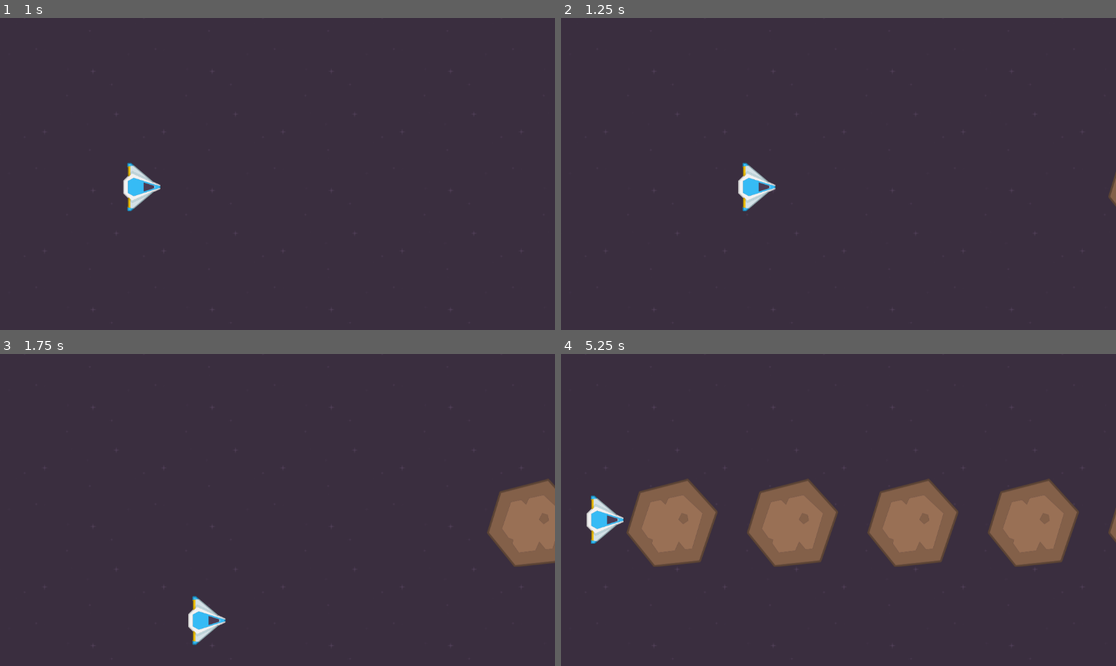
Above: before the commit, frames 1-4 (two rows, left to right).
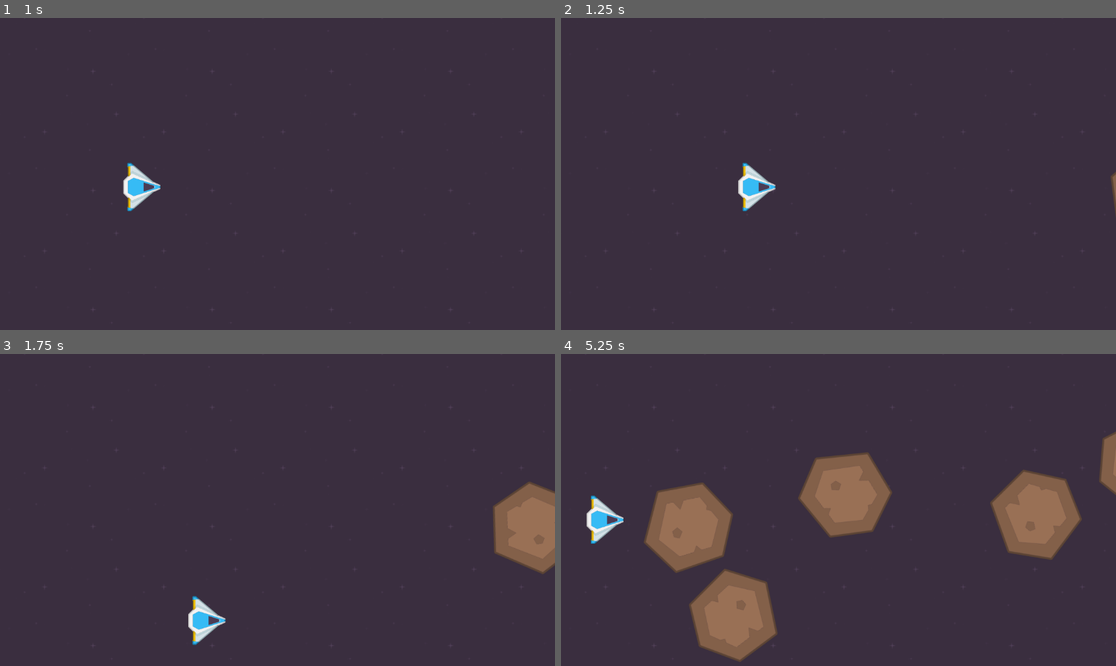
Above: after the commit, the same moments.

Repository: Precursos/Drunk-Asteroids
Game: Godot game, scene res://scenes/main/main.tscn
The game is run twice, just before and just after one commit, with the same random seed, the same clock (stepped at 60 frames per second) and the same inputs.
Inputs:
- Up to frame 1 (1 s): tap Enter at 0.5 s; hold Right (move_right) from 0.53 s (still down)
- Up to frame 2 (1.25 s): keep holding Right (move_right)
- Up to frame 3 (1.75 s): release Right (move_right) at 1.28 s; hold Down (move_down) from 1.28 s (still down)
- Up to frame 4 (5.25 s): release Down (move_down) at 2.03 s; hold Right (move_right) 2.03-2.78 s; hold Up (move_up) 2.78-3.53 s; hold Left (move_left) 3.53-5.03 s; hold Down (move_down) from 5.03 s (still down)

Frame 1 is identical in both runs. In frame 2, less than 0.1% of the frame differs, in the area x 98-100%, y 49-63%; in frame 3, 0.5%; in frame 4, 15%, in the area x 11-100%, y 24-99%.

Commit message:
update 18/09/2026

Diff:
--- a/scenes/asteroids/asteroid.gd
+++ b/scenes/asteroids/asteroid.gd
@@ -1,7 +1,18 @@
 extends Area2D
 
-@export var speed: float
+@export var min_speed: float
+@export var max_speed: float
+@export var min_rotation_speed: float
+@export var max_rotation_speed: float
+
+var random_speed
+var random_rotation_speed
+
+func _ready():
+	random_speed = randf_range(min_speed, max_speed)
+	random_rotation_speed = randf_range(min_rotation_speed, max_rotation_speed)
 
 
 func _process(delta):
-	position.x -= speed * delta #Se utiliza delta para que corra igual en todas las PC sin que se agregun más FPS.
+	position.x -= random_speed * delta #Se utiliza delta para que corra igual en todas las PC sin que se agregun más FPS.
+	rotation_degrees += random_rotation_speed * delta #aplicando la rotación
--- a/scenes/asteroids/big_asteroid.tscn
+++ b/scenes/asteroids/big_asteroid.tscn
@@ -8,7 +8,10 @@
 
 [node name="BigAsteroid" type="Area2D"]
 script = ExtResource("1_y2s20")
-speed = 250.0
+min_speed = 200.0
+max_speed = 400.0
+min_rotation_speed = -180.0
+max_rotation_speed = 180.0
 metadata/_edit_group_ = true
 
 [node name="Sprite2D" type="Sprite2D" parent="."]
--- a/scenes/main/asteroid_spawner.gd
+++ b/scenes/main/asteroid_spawner.gd
@@ -2,9 +2,14 @@
 
 @export var big_asteroid_scene: PackedScene # <-- Es el lugar donde se guarda la escena
 
+@export var min_y: float
+@export var max_y: float
+
 func create_asteroid():
 	var big_asteroid_instance = big_asteroid_scene.instantiate()
 	add_child(big_asteroid_instance)
+	var random_y = randf_range(min_y, max_y)
+	big_asteroid_instance.global_position.y = random_y
 
 
 func _on_timer_timeout():
--- a/scenes/main/main.tscn
+++ b/scenes/main/main.tscn
@@ -60,6 +60,8 @@
 position = Vector2(1293, 351)
 script = ExtResource("3_k2fmo")
 big_asteroid_scene = ExtResource("2_iuonh")
+min_y = 70.0
+max_y = 585.0
 
 [node name="Timer" type="Timer" parent="AsteroidSpawner"]
 autostart = true
